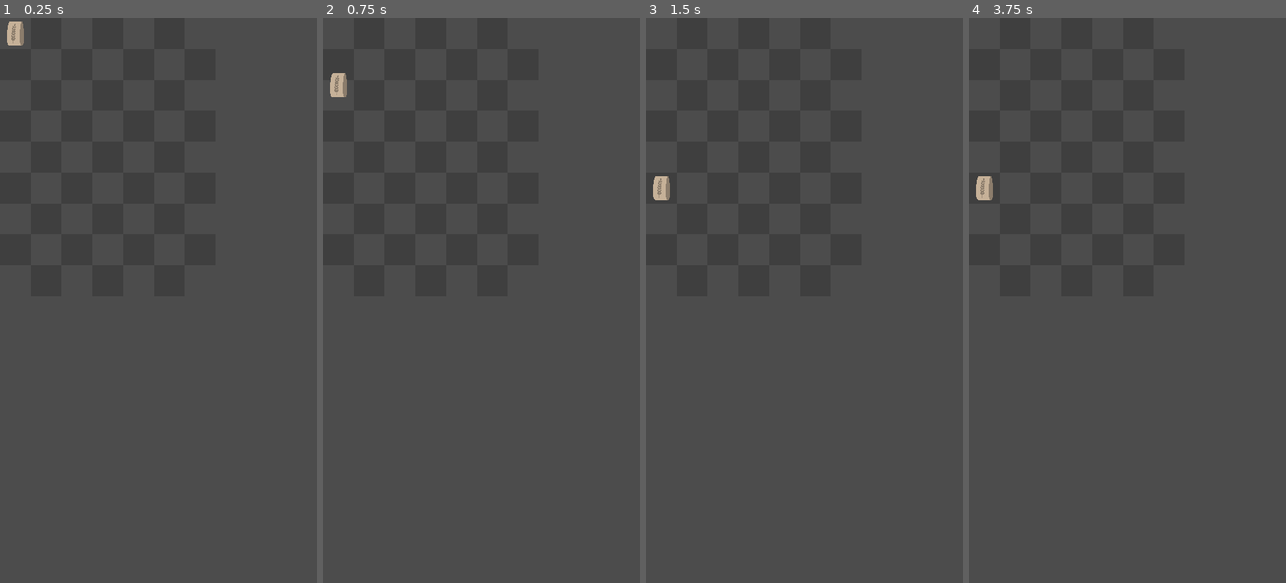
Above: before the commit, frames 1-4 (left to right).
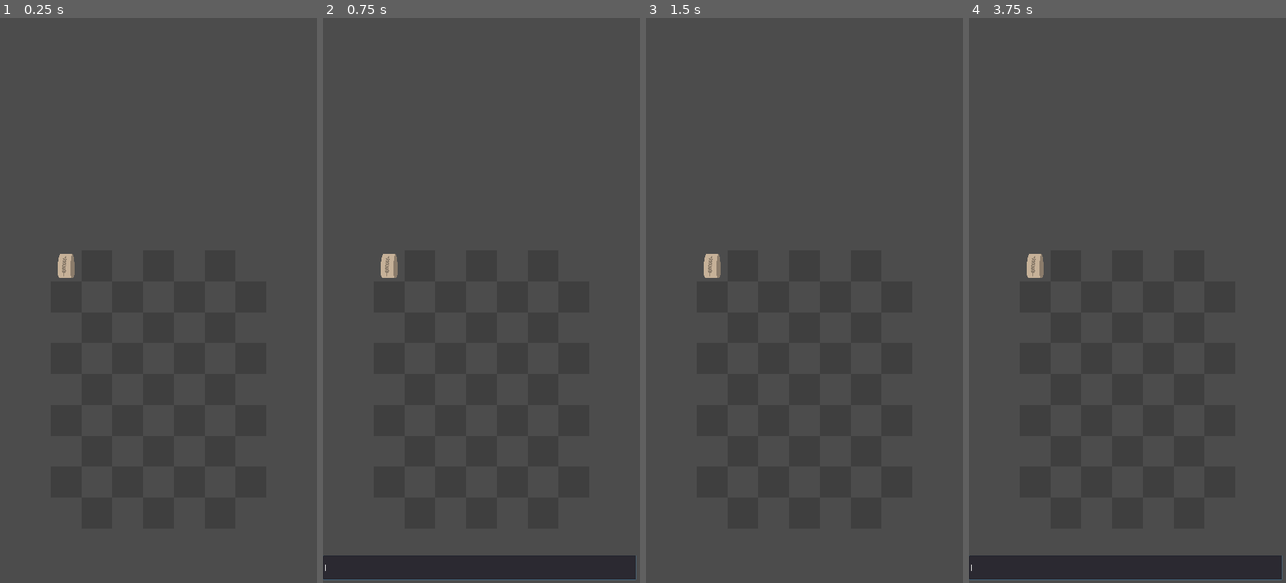
Above: after the commit, the same moments.

Repository: NWERICKSASAKI/Merge_Game
Game: Godot game, scene res://scenes/MainBoard.tscn
Same seed, same stepped clock (60 frames per second), same inputs: the game is played once before the commit and once after it.
Inputs (mouse positions are in pixels of both pictures, inside the frame that each line leads up to):
- Up to frame 1 (0.25 s): no input
- Up to frame 2 (0.75 s): tap Enter (ui_accept) at 0.5 s; drag from (338, 34) to (338, 187) at 0.52 s
- Up to frame 3 (1.5 s): tap Enter (ui_accept) at 1.25 s; drag from (661, 63) to (661, 221) at 1.27 s
- Up to frame 4 (3.75 s): tap Enter (ui_accept) at 2, 3.5 s; move the mouse to (984, 97) at 2.02 s; hold Enter (ui_accept) 2.03-2.75 s; click (984, 97) at 2.17 s; drag from (984, 125) to (1016, 34) at 2.77 s; drag from (984, 159) to (1143, 300) at 3.52 s

The runs differ from the first frame. In frame 1, 0.4% of the frame differs, in the area x 2-24%, y 0-46%; in frame 2, 4.8%, in the area x 0-99%, y 9-100%; in frame 3, 0.4%; in frame 4, 4.8%.

Commit message:
Reposicionamento Board

Diff:
--- a/project.godot
+++ b/project.godot
@@ -13,9 +13,15 @@
 "class": "Item_Manager",
 "language": "GDScript",
 "path": "res://scripts/Item_Manager.gd"
+}, {
+"base": "Reference",
+"class": "Player_Manager",
+"language": "GDScript",
+"path": "res://scripts/Player_Manager.gd"
 } ]
 _global_script_class_icons={
-"Item_Manager": ""
+"Item_Manager": "",
+"Player_Manager": ""
 }
 
 [application]
@@ -41,6 +47,16 @@
 
 common/drop_mouse_on_gui_input_disabled=true
 
+[input]
+
+ui_accept={
+"deadzone": 0.5,
+"events": [ Object(InputEventKey,"resource_local_to_scene":false,"resource_name":"","device":0,"alt":false,"shift":false,"control":false,"meta":false,"command":false,"pressed":false,"scancode":16777221,"physical_scancode":0,"unicode":0,"echo":false,"script":null)
+, Object(InputEventKey,"resource_local_to_scene":false,"resource_name":"","device":0,"alt":false,"shift":false,"control":false,"meta":false,"command":false,"pressed":false,"scancode":16777222,"physical_scancode":0,"unicode":0,"echo":false,"script":null)
+, Object(InputEventJoypadButton,"resource_local_to_scene":false,"resource_name":"","device":0,"button_index":0,"pressure":0.0,"pressed":false,"script":null)
+ ]
+}
+
 [input_devices]
 
 pointing/emulate_touch_from_mouse=true
--- a/scenes/MainBoard.tscn
+++ b/scenes/MainBoard.tscn
@@ -1,5 +1,6 @@
-[gd_scene load_steps=2 format=2]
+[gd_scene load_steps=3 format=2]
 
+[ext_resource path="res://scenes/cheat_input.gd" type="Script" id=1]
 [ext_resource path="res://scripts/MainBoard.gd" type="Script" id=3]
 
 [node name="MainBoard" type="Node2D"]
@@ -8,5 +9,11 @@
 [node name="ItensBoard" type="Node2D" parent="."]
 z_index = 1
 
-[node name="ColorGrid" type="Node2D" parent="."]
+[node name="ColorGrid" type="Node2D" parent="ItensBoard"]
 physics_interpolation_mode = 1
+
+[node name="cheat_input" type="LineEdit" parent="."]
+margin_top = 1218.0
+margin_right = 711.0
+margin_bottom = 1272.0
+script = ExtResource( 1 )
--- /dev/null
+++ b/scenes/cheat_input.gd
@@ -0,0 +1,35 @@
+extends LineEdit
+
+var item_manager
+
+func _ready():
+	visible = false # Replace with function body.
+
+func _input(event):
+	if event.is_action_pressed("ui_accept"):
+		if not visible:
+			grab_focus()
+			visible=true
+		elif visible:
+			_enter_on_cheat()
+
+
+func _enter_on_cheat():
+	var txt = text
+	visible = false
+	if txt:
+		var word_list = text.to_lower().split(" ")
+		match word_list[0]:
+			"create":
+				_cheat_create_item(word_list)
+		text = ""
+		grab_focus()
+
+func _cheat_create_item(word_list):
+	var g = int(word_list[1])
+	var l = int(word_list[2])
+	var b = bool(word_list[3])
+	var empty_slot:Vector2 = item_manager._get_nearest_empty_tile(Vector2(0,0))
+	var empty_item_slot = item_manager._get_item(empty_slot)
+	empty_item_slot._set_item(g,l,b)
+	print("CREATED A NEW ITEM ON", empty_slot, g,l,b)
--- a/scripts/Global.gd
+++ b/scripts/Global.gd
@@ -1,5 +1,15 @@
 extends Node
-
+# RESOLUTION 720 X 1280
 const TILES_X = 7
 const TILES_Y = 9
 const CELL_SIZE = 70 # pixels
+const RESOLUTION = Vector2(720,1280)
+onready var left_margin_board = ( RESOLUTION[0] - TILES_X * CELL_SIZE ) / 2
+onready var upper_margin_board = ( RESOLUTION[1] - TILES_X * CELL_SIZE ) / 1.5
+# BOARD
+# X : 70 x 7 = 490
+# dX : 720 - 490 = 280
+# Y : 70 x 9 = 630
+
+func _ready():
+	print(left_margin_board)
--- a/scripts/Item.gd
+++ b/scripts/Item.gd
@@ -130,8 +130,8 @@
 
 
 func _mousepos_to_ID(mouse_pos:Vector2) -> Vector2:
-	var nx = int((mouse_pos.x)/Global.CELL_SIZE)
-	var ny = int((mouse_pos.y)/Global.CELL_SIZE)
+	var nx = int((mouse_pos.x - Global.left_margin_board)/Global.CELL_SIZE)
+	var ny = int((mouse_pos.y- Global.upper_margin_board)/Global.CELL_SIZE)
 	return Vector2(nx,ny)
 
 
@@ -141,9 +141,11 @@
 	return Vector2(nx,ny)
 
 
-func _move_to(to_ID:Vector2, from_this_pos:Vector2=global_position) -> void:
+func _move_to(to_ID:Vector2, from_this_pos=0) -> void:
+	if from_this_pos == 0:
+		from_this_pos = global_position - Vector2(Global.left_margin_board,Global.upper_margin_board)
 	ID = to_ID
-	var new_global_position = _ID_to_global_position(to_ID) - get_parent().position
+	var new_global_position = _ID_to_global_position(to_ID)
 	Tween_node.interpolate_property(self,"position",from_this_pos, new_global_position, 0.15, Tween.TRANS_LINEAR, Tween.EASE_IN_OUT)
 	Tween_node.start()
 
@@ -181,7 +183,7 @@
 				if get_global_mouse_position().distance_to(mouse_pos_when_was_pressed) >= MIN_DIST_TO_DRAG:
 					has_been_dragged = true
 			else:
-				global_position = g_positon - Vector2( Global.CELL_SIZE/2 , Global.CELL_SIZE/2 )
+				global_position = g_positon - Vector2( Global.CELL_SIZE/2 , Global.CELL_SIZE/2 ) #- Global.left_margin_board
 				if target:
 					if _can_merge(target):
 						target.CanMergeParticles.emitting = true
--- a/scripts/MainBoard.gd
+++ b/scripts/MainBoard.gd
@@ -6,11 +6,15 @@
 var CELL_SIZE = Global.CELL_SIZE
 
 onready var ItensBoard = $ItensBoard
-onready var ColorGrid = $ColorGrid
+onready var ColorGrid = $ItensBoard/ColorGrid
 onready var item_manager = Item_Manager.new()
+onready var player_manager = Player_Manager.new()
 
 func _ready():
 	_create_grid()
+	$ItensBoard.position.x = Global.left_margin_board
+	$ItensBoard.position.y = Global.upper_margin_board
+	$cheat_input.item_manager = item_manager
 
 func _create_grid():
 	for x in range(TILES_X):
--- /dev/null
+++ b/scripts/Player_Manager.gd
@@ -0,0 +1,8 @@
+extends Reference
+class_name Player_Manager
+
+var gold:int = 0
+var lv:int = 1
+var xp:int = 0
+var energy
+var full_energy_time
Not shown, added: project.txt
